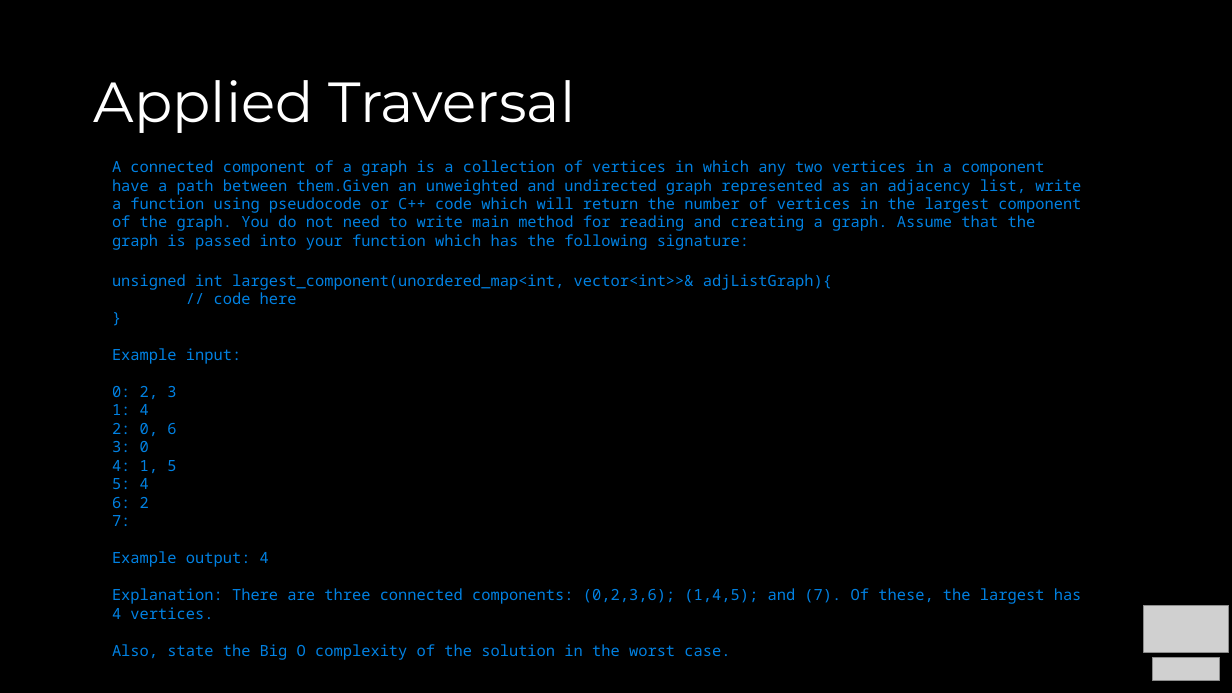
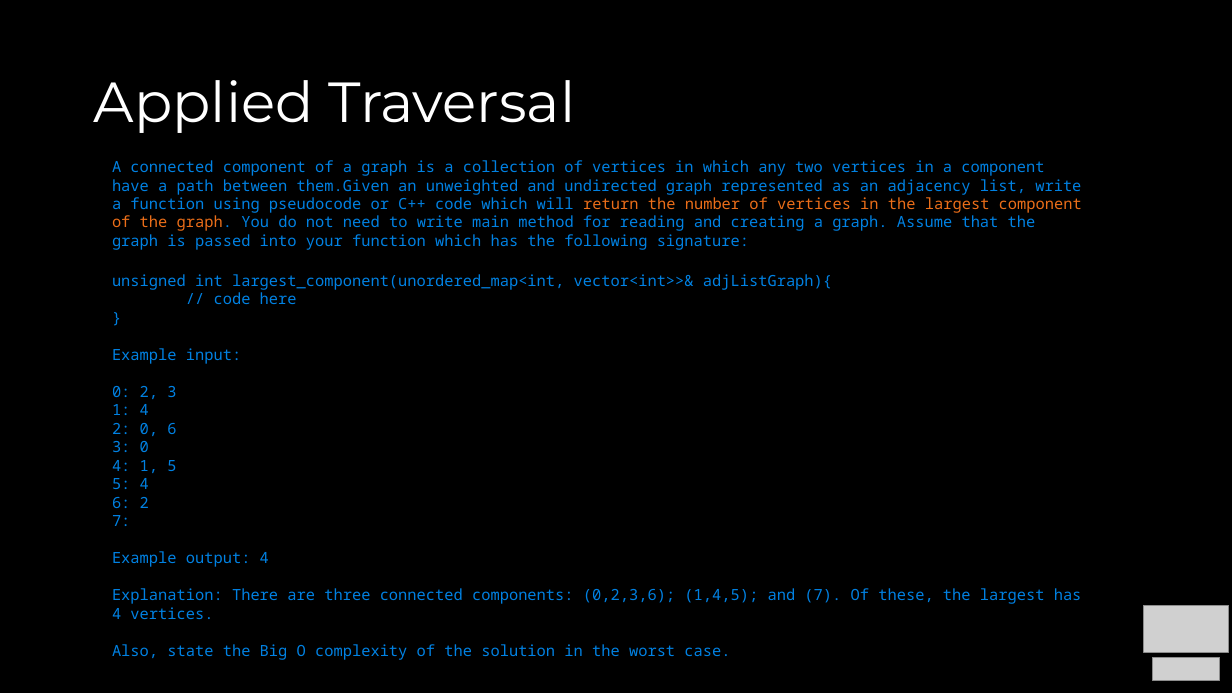
Before and after one commit to COP3530/Instructional-Content, a slide deck: slide 28 of Slides/Slides-PPT/Exam 2 - Review A.pptx. Drawn at 1232x693 pixels with LibreOffice and Linux fonts; fonts in the diff are those of the drawing; grey boxes stand for pictures. Boxes give left, top, right and bottom in pixels: in the first picture for what was removed or moved away, otherwise in the second. Text is boxed around its words. In the diff, an @@ line names an element or a change of style, - is before the commit and + after.

```diff
--- a/Slides/Slides-PPT/Exam 2 - Review A.pptx
+++ b/Slides/Slides-PPT/Exam 2 - Review A.pptx
@@ text at (112,160,1082,250): text colour #0081E2 to #EB6E19 in "return the number of vertices in the ..." @@
```
Also in this commit, not shown: 1 other slide changed, 1 other file.
